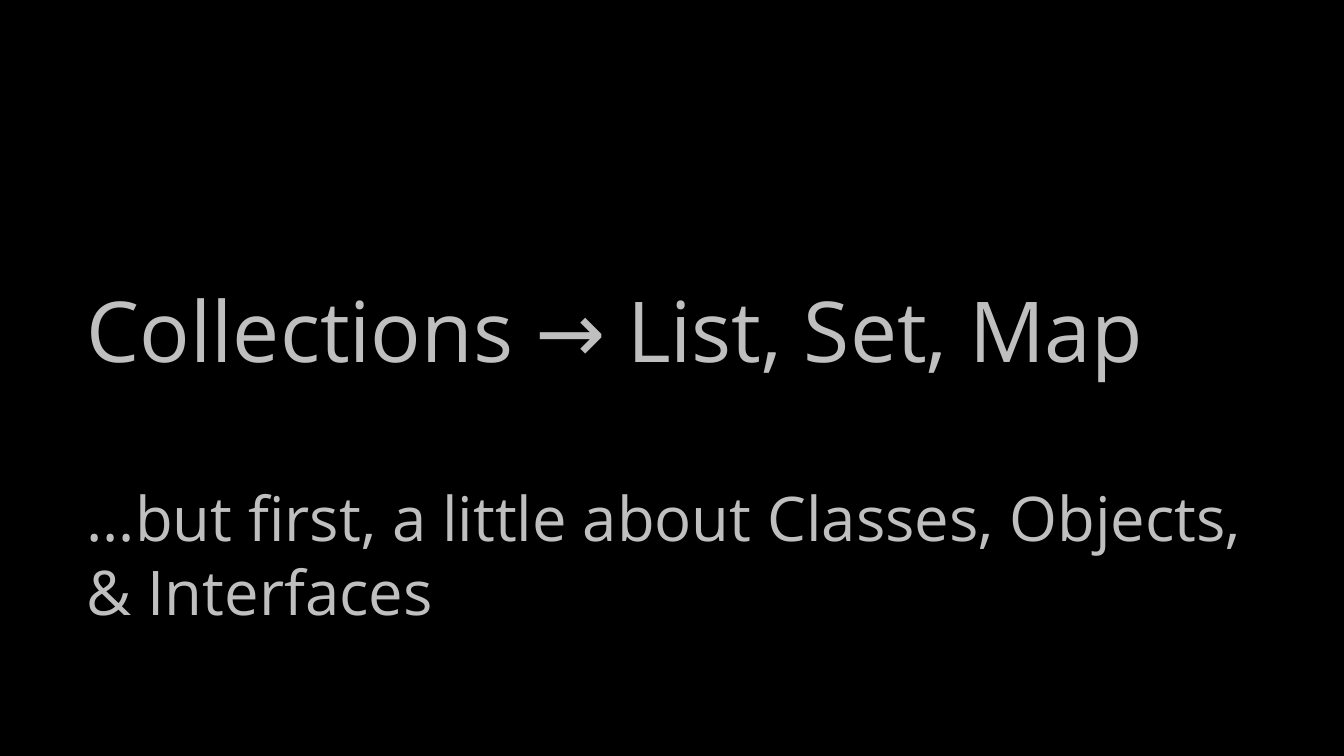
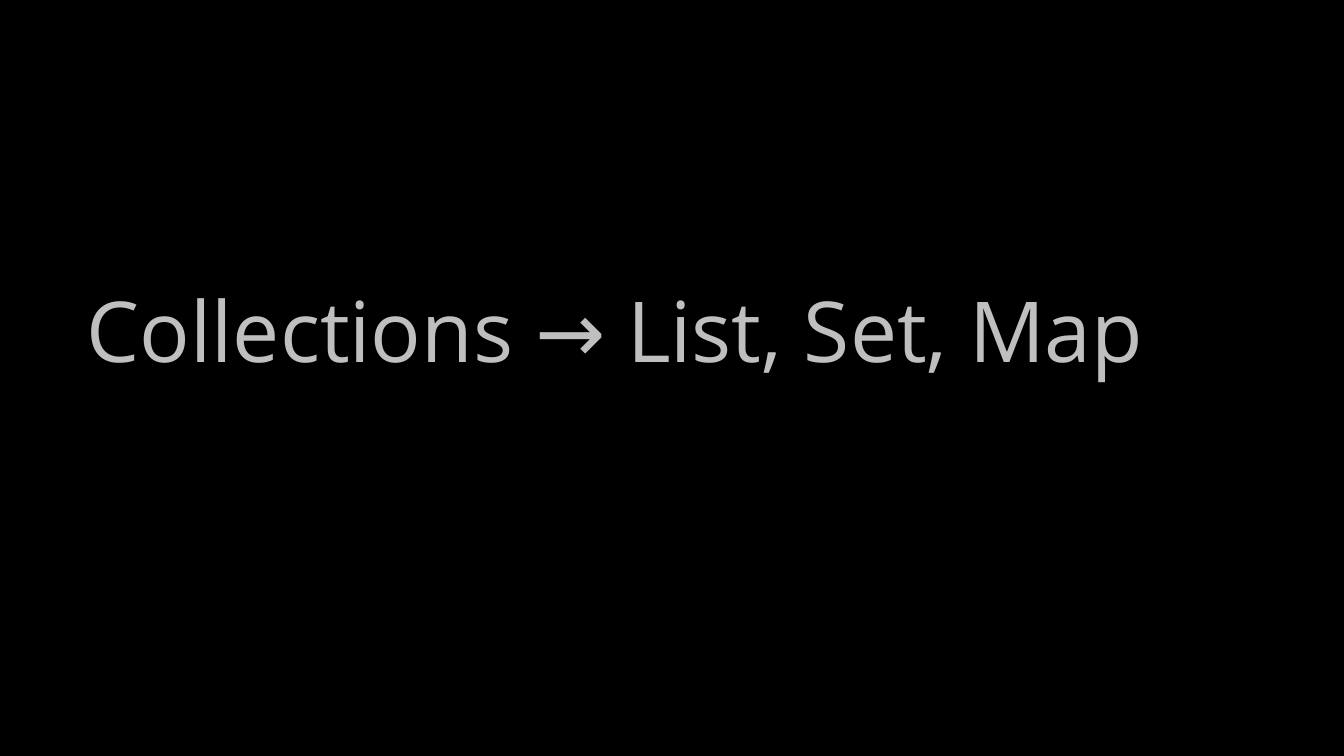
Before and after one commit to ckiefriter1/PT-BESD, a slide deck: slide 8 of Week4/BESD Week 4.pptx. Drawn at 1344x756 pixels with LibreOffice and Linux fonts; fonts in the diff are those of the drawing. Boxes give left, top, right and bottom in pixels: in the first picture for what was removed or moved away, otherwise in the second. Text is boxed around its words. In the diff, an @@ line names an element or a change of style, - is before the commit and + after.

Commit message:
end of class

```diff
--- a/Week4/BESD Week 4.pptx
+++ b/Week4/BESD Week 4.pptx
@@ text at (x1=87, y1=494, x2=1241, y2=616): paragraph removed @@
-…but first, a little about Classes, Objects, & Interfaces
```
Also in this commit, not shown: 1 other slide changed, 16 other files.
